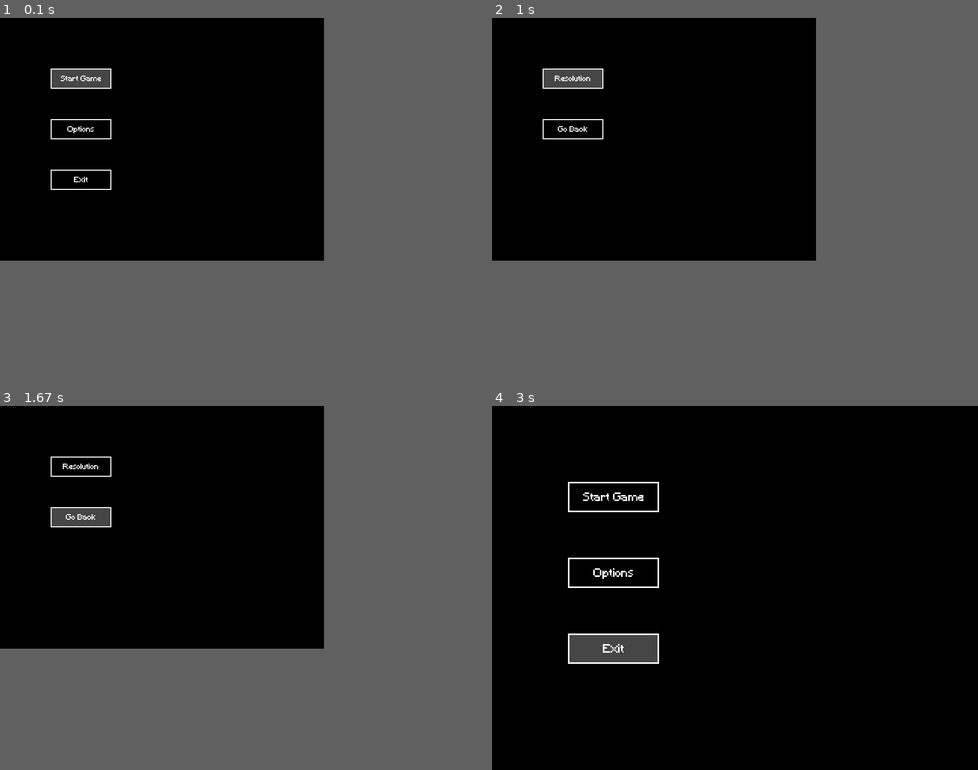
Above: before the commit, frames 1-4 (two rows, left to right).
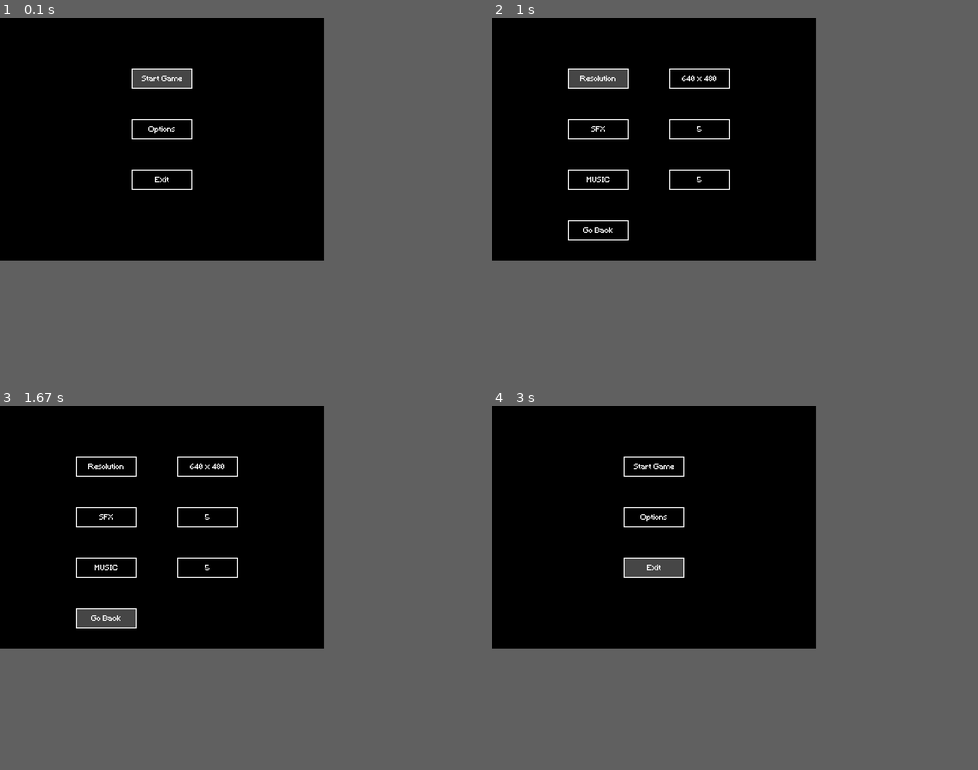
Above: after the commit, the same moments.

Repository: davghf/snake
Game: pygame game, started from main.py
Same seed, same stepped clock (60 frames per second), same inputs: the game is played once before the commit and once after it.
Inputs:
- Up to frame 1 (0.1 s): no input
- Up to frame 2 (1 s): hold Down 0.33-0.8 s; tap Space at 0.83 s
- Up to frame 3 (1.67 s): hold Up 1.17-1.53 s; tap Space at 1.23, 1.63 s; hold Right from 1.57 s (still down)
- Up to frame 4 (3 s): tap Space at 1.93, 2.3 s; release Right at 2.2 s; hold Down 2.23-2.6 s
In our replay, in frame 4 the window is 960x720 before the commit and 640x480 after it. These sizes can differ from the game's own. Grey fills any space a smaller window leaves; there, only what the larger window draws over its background counts as a difference.

The runs differ from the first frame. In frame 1, 1.9% of the frame differs, in the area x 10-40%, y 13-48%; in frame 2, 1.4%; in frame 3, 2.0%; in frame 4, 3.0%, in the area x 15-40%, y 13-71%.

Commit message:
Refactor button font handling and add selector component for options menu

Diff:
--- a/src/pygame/components/button.py
+++ b/src/pygame/components/button.py
@@ -1,12 +1,6 @@
 import pygame
 
-button_font: pygame.Font | None = None
-
-def get_button_font() -> pygame.Font:
-    global button_font
-    if button_font is None:
-        button_font = pygame.font.Font("res/fonts/Minecraft.ttf", size=14)
-    return button_font
+from src.pygame.config import get_ui_font
 
 
 class Button:
@@ -38,7 +32,7 @@
             bg_color = pygame.Color(0, 0, 0)
 
         self.surface.fill(bg_color, pygame.Rect(border_width, border_width, width - 2 * border_width, height - 2 * border_width))
-        font = pygame.font.Font("res/fonts/Minecraft.ttf", size=round(14))
+        font = get_ui_font()
         printed_text = font.render(self.__text, False, (255, 255, 255))
 
         self.surface.blit(printed_text, ((width - printed_text.width) / 2, (height - printed_text.height) / 2 + 2))
--- /dev/null
+++ b/src/pygame/components/selector.py
@@ -0,0 +1,74 @@
+import pygame
+
+from src.pygame.config import get_ui_font
+
+class Selector:
+    __hovered: bool
+    __texts: list[str]
+
+    __integer_interval: bool
+    __min_value: int
+    __max_value: int
+
+    __cur_value: int
+
+    __base_width: float = 120
+    __base_height: float = 40
+
+    surface: pygame.Surface
+
+    def __init__(self, texts: list[str] = [], integer_interval: bool = False, min_value: int = 0, max_value: int = 0, init_value: int = 0, hovered: bool = False) -> None:
+        self.__hovered = hovered
+        self.__texts = texts
+        self.__min_value = min_value
+        self.__max_value = max_value
+        self.__cur_value = init_value
+        self.__integer_interval = integer_interval
+        self.update()
+
+
+    def increase_value(self):
+        if self.__integer_interval:
+            self.__cur_value = min(self.__max_value, self.__cur_value + 1)
+        else:
+            self.__cur_value = (self.__cur_value + 1) % len(self.__texts)
+
+        self.update()
+
+
+    def decrease_value(self):
+        if self.__integer_interval:
+            self.__cur_value = max(self.__min_value, self.__cur_value - 1)
+        else:
+            self.__cur_value = (self.__cur_value - 1)
+            if self.__cur_value < 0:
+                self.__cur_value = len(self.__texts) - 1
+
+        self.update()
+
+
+    def update(self, hovered: bool | None = None):
+        if hovered is not None:
+            self.__hovered = hovered
+
+        width = self.__base_width
+        height = self.__base_height
+        self.surface = pygame.Surface((width, height), pygame.SRCALPHA)
+        self.surface.fill(pygame.Color(255, 255, 255))
+        border_width = 2
+
+        if self.__hovered:
+            bg_color = pygame.Color(70, 70, 70)
+        else:
+            bg_color = pygame.Color(0, 0, 0)
+
+        self.surface.fill(bg_color, pygame.Rect(border_width, border_width, width - 2 * border_width, height - 2 * border_width))
+        font = get_ui_font()
+
+        printed_text = None
+        if self.__integer_interval:
+            printed_text = font.render(str(self.__cur_value), False, (255, 255, 255))
+        else:
+            printed_text = font.render(self.__texts[self.__cur_value], False, (255, 255, 255))
+
+        self.surface.blit(printed_text, ((width - printed_text.width) / 2, (height - printed_text.height) / 2 + 2))
--- a/src/pygame/config.py
+++ b/src/pygame/config.py
@@ -1,8 +1,12 @@
 
+import pygame
 from enum import Enum
 
 screen_width: float = 640
 screen_height: float = 480
+
+music_level: int = 5
+sfx_level: int = 5
 
 
 # Resolutions: 640 x 480, 960 x 720, 1280 x 960
@@ -12,6 +16,16 @@
     R_1280_X_960 = 2
 
 screen_resolution: Resolution = Resolution.R_640_X_480
+
+
+
+ui_font: pygame.Font | None = None
+
+def get_ui_font() -> pygame.Font:
+    global ui_font
+    if ui_font is None:
+        ui_font = pygame.font.Font("res/fonts/Minecraft.ttf", size=14)
+    return ui_font
 
 
 class GameState(Enum):
@@ -27,3 +41,5 @@
     GO_TO_OPTIONS_MENU = 3
     GO_TO_GAME = 4
     UPDATE_RESOLUTION = 5
+    UPDATE_MUSIC_LEVEL = 6
+    UPDATE_SFX_LEVEL = 7
--- a/src/pygame/scenes/main_menu.py
+++ b/src/pygame/scenes/main_menu.py
@@ -75,6 +75,8 @@
             case SelectedButton.EXIT:
                 self.exit_button.update(hovered=True)
 
-        self.surface.blit(self.start_button.surface, (100, 100))
-        self.surface.blit(self.options_button.surface, (100, 200))
-        self.surface.blit(self.exit_button.surface, (100, 300))
+        left_margin = 260
+
+        self.surface.blit(self.start_button.surface, (left_margin, 100))
+        self.surface.blit(self.options_button.surface, (left_margin, 200))
+        self.surface.blit(self.exit_button.surface, (left_margin, 300))
--- a/src/pygame/scenes/options_menu.py
+++ b/src/pygame/scenes/options_menu.py
@@ -1,6 +1,7 @@
 import pygame
 from enum import Enum
 
+from src.pygame.components.selector import Selector
 from src.pygame import config
 from src.pygame.config import Action, screen_width, screen_height, Resolution
 
@@ -10,6 +11,8 @@
 class SelectedButton(Enum):
     RESOLUTION = 1
     EXIT = 2
+    SFX = 3
+    MUSIC = 4
 
 
 class OptionsMenu:
@@ -20,6 +23,14 @@
     def __init__(self) -> None:
         self.surface = pygame.Surface((self.width, self.height), pygame.SRCALPHA)
         self.resolution_button = Button("Resolution")
+        self.resolution_selector = Selector(texts=["640 x 480", "960 x 720", "1280 x 960"])
+
+        self.sfx_button = Button("SFX")
+        self.sfx_selector = Selector(integer_interval=True, min_value=0, max_value=10, init_value=5)
+
+        self.music_button = Button("MUSIC")
+        self.music_selector = Selector(integer_interval=True, min_value=0, max_value=10, init_value=5)
+
         self.exit_button = Button("Go Back")
 
         self.selected_button = SelectedButton.RESOLUTION
@@ -42,34 +53,79 @@
                     left_released = event.key == pygame.K_LEFT
                     right_released = event.key == pygame.K_RIGHT
 
-                    if up_released != down_released:
+                    if up_released and not down_released:
                         match self.selected_button:
                             case SelectedButton.RESOLUTION:
                                 self.selected_button = SelectedButton.EXIT
                             case SelectedButton.EXIT:
+                                self.selected_button = SelectedButton.MUSIC
+                            case SelectedButton.MUSIC:
+                                self.selected_button = SelectedButton.SFX
+                            case SelectedButton.SFX:
                                 self.selected_button = SelectedButton.RESOLUTION
+                    elif not up_released and down_released:
+                        match self.selected_button:
+                            case SelectedButton.RESOLUTION:
+                                self.selected_button = SelectedButton.SFX
+                            case SelectedButton.EXIT:
+                                self.selected_button = SelectedButton.RESOLUTION
+                            case SelectedButton.MUSIC:
+                                self.selected_button = SelectedButton.EXIT
+                            case SelectedButton.SFX:
+                                self.selected_button = SelectedButton.MUSIC
+
                     elif left_released and not right_released:
-                        match config.screen_resolution:
-                            case Resolution.R_640_X_480:
-                                config.screen_resolution = Resolution.R_1280_X_960
-                            case Resolution.R_960_X_720:
-                                config.screen_resolution = Resolution.R_640_X_480
-                            case Resolution.R_1280_X_960:
-                                config.screen_resolution = Resolution.R_960_X_720
-
-                        return Action.UPDATE_RESOLUTION
+                        match self.selected_button:
+                            case SelectedButton.RESOLUTION:
+                                self.__prev_resolution()
+                                return Action.UPDATE_RESOLUTION
+                            case SelectedButton.MUSIC:
+                                self.music_selector.decrease_value()
+                                return Action.UPDATE_MUSIC_LEVEL
+                            case SelectedButton.SFX:
+                                self.sfx_selector.decrease_value()
+                                return Action.UPDATE_SFX_LEVEL
+                            case _:
+                                pass
                     elif not left_released and right_released:
-                        match config.screen_resolution:
-                            case Resolution.R_640_X_480:
-                                config.screen_resolution = Resolution.R_960_X_720
-                            case Resolution.R_960_X_720:
-                                config.screen_resolution = Resolution.R_1280_X_960
-                            case Resolution.R_1280_X_960:
-                                config.screen_resolution = Resolution.R_640_X_480
-
-                        return Action.UPDATE_RESOLUTION
+                        match self.selected_button:
+                            case SelectedButton.RESOLUTION:
+                                self.__next_resolution()
+                                return Action.UPDATE_RESOLUTION
+                            case SelectedButton.MUSIC:
+                                self.music_selector.increase_value()
+                                return Action.UPDATE_MUSIC_LEVEL
+                            case SelectedButton.SFX:
+                                self.sfx_selector.increase_value()
+                                return Action.UPDATE_SFX_LEVEL
+                            case _:
+                                pass
 
         return Action.NOTHING
+
+
+    def __next_resolution(self):
+        match config.screen_resolution:
+            case Resolution.R_640_X_480:
+                config.screen_resolution = Resolution.R_960_X_720
+            case Resolution.R_960_X_720:
+                config.screen_resolution = Resolution.R_1280_X_960
+            case Resolution.R_1280_X_960:
+                config.screen_resolution = Resolution.R_640_X_480
+
+        self.resolution_selector.increase_value()
+
+
+    def __prev_resolution(self):
+        match config.screen_resolution:
+            case Resolution.R_640_X_480:
+                config.screen_resolution = Resolution.R_1280_X_960
+            case Resolution.R_960_X_720:
+                config.screen_resolution = Resolution.R_640_X_480
+            case Resolution.R_1280_X_960:
+                config.screen_resolution = Resolution.R_960_X_720
+
+        self.resolution_selector.decrease_value()
 
 
     def update(self):
@@ -77,12 +133,29 @@
 
         self.resolution_button.update(hovered=False)
         self.exit_button.update(hovered=False)
+        self.sfx_button.update(hovered=False)
+        self.music_button.update(hovered=False)
 
         match self.selected_button:
             case SelectedButton.EXIT:
                 self.exit_button.update(hovered=True)
             case SelectedButton.RESOLUTION:
                 self.resolution_button.update(hovered=True)
+            case SelectedButton.MUSIC:
+                self.music_button.update(hovered=True)
+            case SelectedButton.SFX:
+                self.sfx_button.update(hovered=True)
 
-        self.surface.blit(self.resolution_button.surface, (100, 100))
-        self.surface.blit(self.exit_button.surface, (100, 200))
+
+        left_margin = 150
+
+        self.surface.blit(self.resolution_button.surface, (left_margin, 100))
+        self.surface.blit(self.resolution_selector.surface, (left_margin + 200, 100))
+
+        self.surface.blit(self.sfx_button.surface, (left_margin, 200))
+        self.surface.blit(self.sfx_selector.surface, (left_margin + 200, 200))
+
+        self.surface.blit(self.music_button.surface, (left_margin, 300))
+        self.surface.blit(self.music_selector.surface, (left_margin + 200, 300))
+
+        self.surface.blit(self.exit_button.surface, (left_margin, 400))
